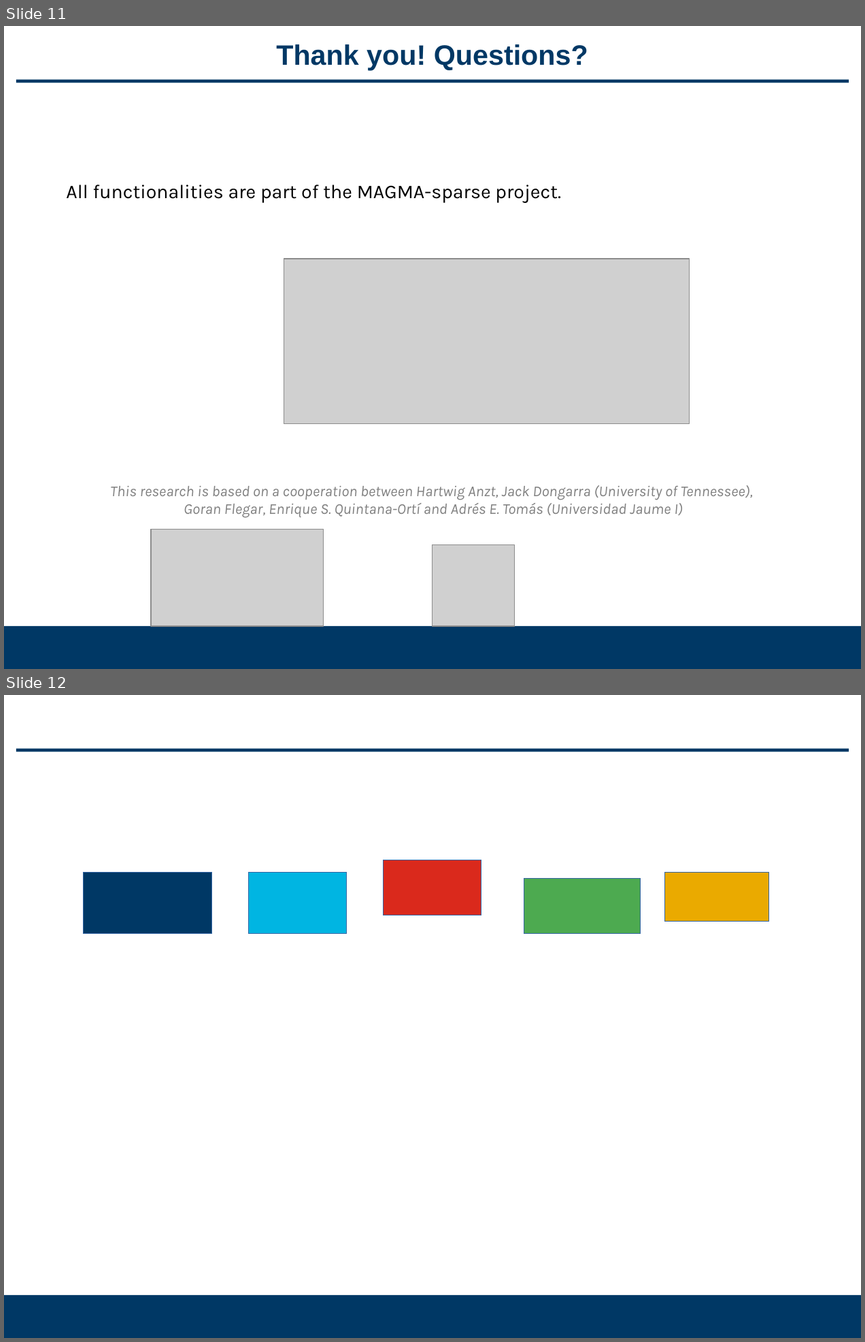
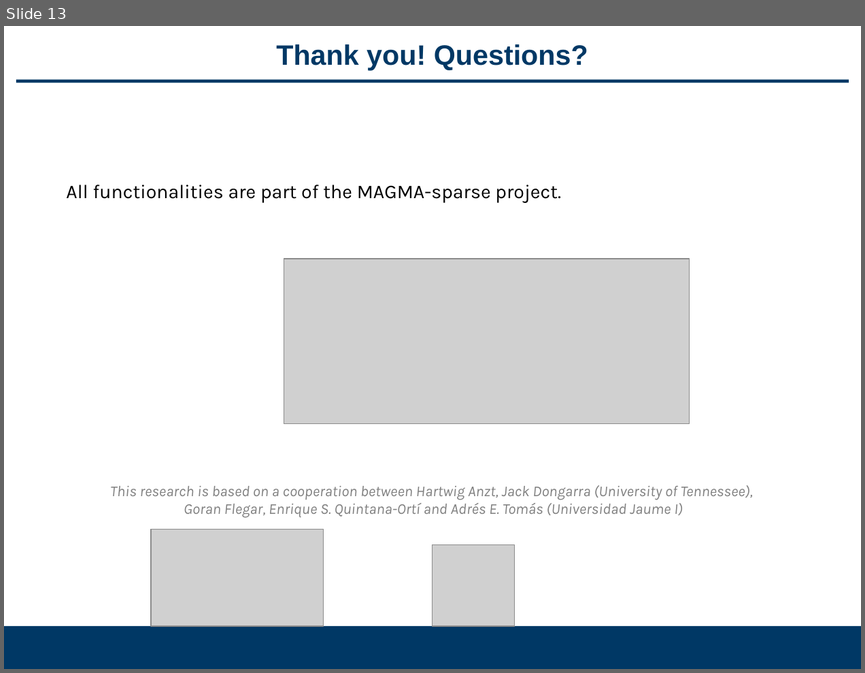
Before and after one commit to gflegar/talks, a slide deck: iccs_2017/slides.odp. Shown one above the other, each under a label of ours: slides 11 and 12 before the commit, slide 13 after it. The pictures are 865x1342 and 865x673 pixels, drawn with LibreOffice and Linux fonts; fonts in the diff are those of the drawing; grey boxes stand for pictures. Boxes give left, top, right and bottom in pixels: in the first picture for what was removed or moved away, otherwise in the second. Text is boxed around its words. In the diff, an @@ line names an element or a change of style, - is before the commit and + after.

```diff
--- a/iccs_2017/slides.odp
+++ b/iccs_2017/slides.odp
@@ slide 12 removed at (4,695,861,1338), background #FFFFFF; not listed: 2 template elements that a slide beside it also shows @@
@@ rectangle removed at (84,872,211,934) @@
@@ rectangle removed at (249,872,347,934) @@
@@ rectangle removed at (383,861,481,916) @@
@@ rectangle removed at (665,872,769,921) @@
@@ rectangle removed at (524,879,640,934) @@
@@ what was slide 11 is now slide 13 @@
```
Also in this commit, not shown: 1 slide changed, 3 slides added.
